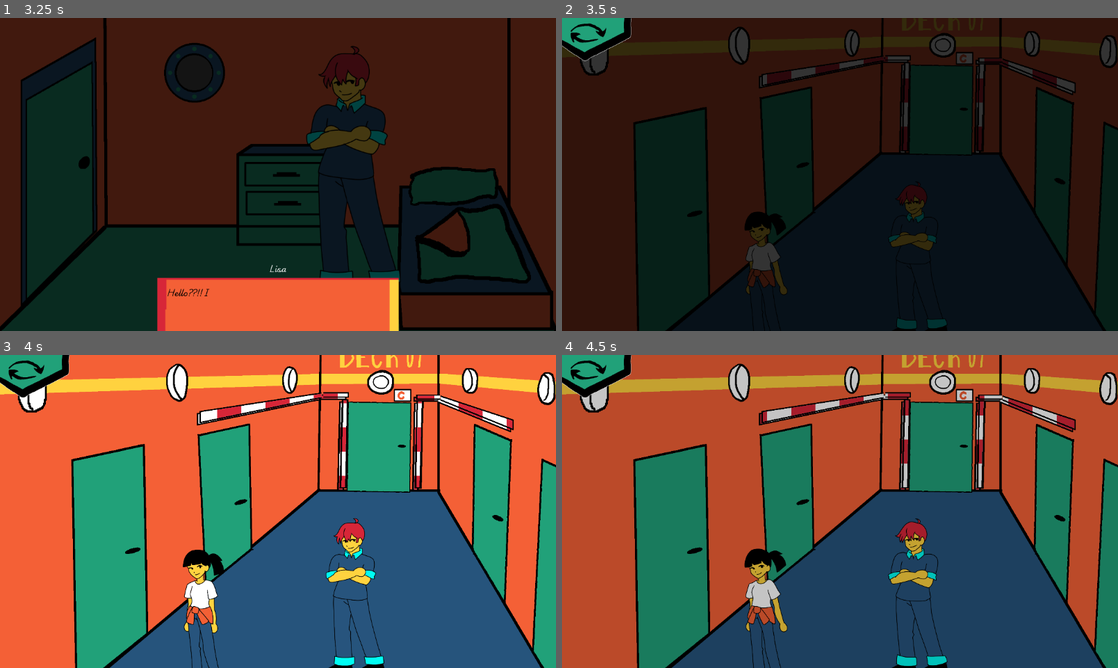
Above: before the commit, frames 1-4 (two rows, left to right).
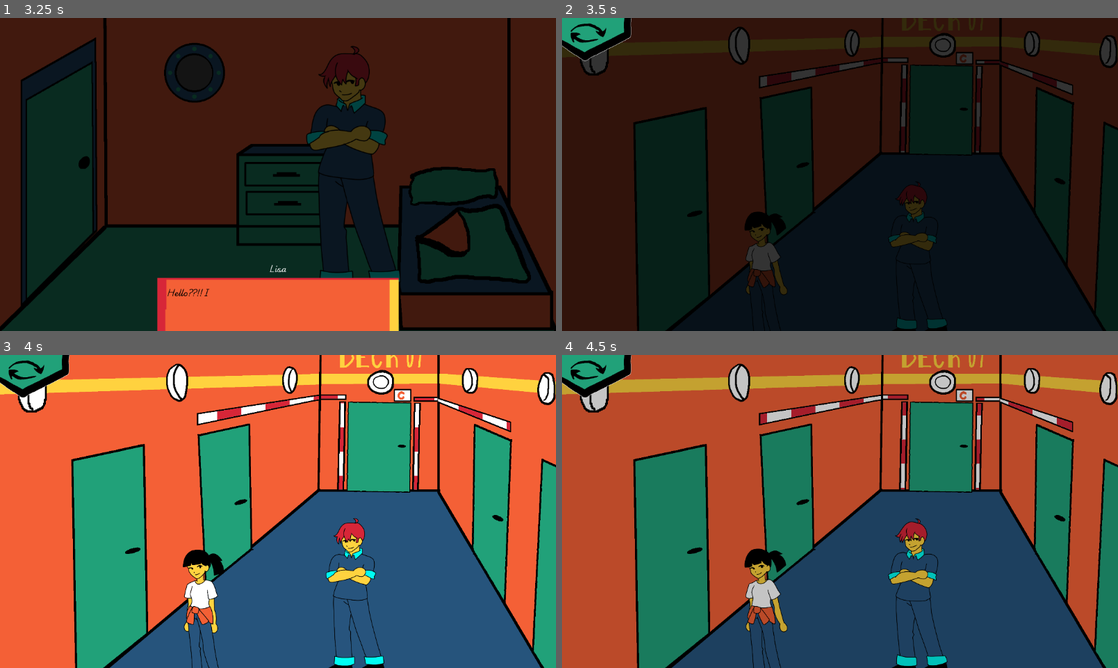
Above: after the commit, the same moments.

Repository: jame581/BrainAndGut
Game: Godot game, scene res://maps/main_level.tscn
Same seed, same stepped clock (60 frames per second), same inputs: the game is played once before the commit and once after it. This scene is started directly instead of the project's main scene. Sound files missing from this copy of the repository are replaced by a short silence.
Inputs (mouse positions are in pixels of both pictures, inside the frame that each line leads up to):
- Up to frame 1 (3.25 s): move the mouse to (383, 180) at 0.52 s; press the mouse at (383, 180) at 0.53 s; move the mouse to (478, 180) at 1.27 s; release the mouse at (478, 180) at 1.28 s; tap Tab (next_level) at 1.35, 2.85 s; click (478, 180) at 1.42 s; move the mouse to (77, 180) at 2.02 s; press the mouse at (77, 180) at 2.03 s; move the mouse to (250, 237) at 2.77 s; release the mouse at (250, 237) at 2.78 s; click (250, 237) at 2.92 s
- Up to frame 2 (3.5 s): no input
- Up to frame 3 (4 s): move the mouse to (233, 502) at 3.52 s; press the mouse at (233, 502) at 3.53 s
- Up to frame 4 (4.5 s): move the mouse to (1040, 517) at 4.27 s; release the mouse at (1040, 517) at 4.28 s; tap Tab (next_level) at 4.35 s; click (1040, 517) at 4.42 s

Frame 1 is identical in both runs. In frame 2, 1.1% of the frame differs, in the area x 35-93%, y 11-43%; in frame 3, 1.6%; in frame 4, 1.5%.

Commit message:
Lock vizualization cleanup - fixed issue with position issue for secondary corridor

Diff:
--- a/project/maps/main_level.tscn
+++ b/project/maps/main_level.tscn
@@ -1,10 +1,8 @@
-[gd_scene load_steps=14 format=3 uid="uid://daa1361hp5l03"]
+[gd_scene load_steps=12 format=3 uid="uid://daa1361hp5l03"]
 
 [ext_resource type="Script" uid="uid://bpsskonm540dn" path="res://scripts/main_level.gd" id="1_johgq"]
 [ext_resource type="PackedScene" uid="uid://dtt1otbxp35mk" path="res://maps/rooms/room_corridor.tscn" id="2_0jo3j"]
-[ext_resource type="Texture2D" uid="uid://b4mllnx8fiqgt" path="res://assets/sprites/rooms/corridor/left_lock.png" id="3_jtkpf"]
 [ext_resource type="PackedScene" uid="uid://bf1q3fletbrbw" path="res://maps/rooms/room_brain.tscn" id="3_mcyaf"]
-[ext_resource type="Texture2D" uid="uid://bislrfchaocou" path="res://assets/sprites/rooms/corridor/right_lock.png" id="4_74u0c"]
 [ext_resource type="PackedScene" uid="uid://csnyp5dh5lbea" path="res://maps/rooms/room_guts.tscn" id="4_36851"]
 [ext_resource type="PackedScene" uid="uid://m8rosninkldc" path="res://maps/rooms/room_control.tscn" id="5_0nfsp"]
 [ext_resource type="PackedScene" uid="uid://fo30wpmou1rx" path="res://maps/rooms/room_engine.tscn" id="6_1gwkk"]
@@ -26,12 +24,6 @@
 player_gut = NodePath("../../Gut")
 player_gut_start_position = NodePath("GutStartPosition")
 dialog_text_file = "res://resources/dialogs/corridor_dialog.json"
-
-[node name="LeftLock" type="Sprite2D" parent="Rooms/Room-Corridor"]
-texture = ExtResource("3_jtkpf")
-
-[node name="RightLock" type="Sprite2D" parent="Rooms/Room-Corridor"]
-texture = ExtResource("4_74u0c")
 
 [node name="BrainStartPosition" type="Node2D" parent="Rooms/Room-Corridor"]
 position = Vector2(-379, 571)
--- a/project/maps/rooms/room_corridor.tscn
+++ b/project/maps/rooms/room_corridor.tscn
@@ -108,24 +108,26 @@
 [node name="Light6" type="Sprite2D" parent="Deck3"]
 texture = ExtResource("7_k5sbf")
 
-[node name="LeftLock" type="Node" parent="Deck3"]
+[node name="LockLeft" type="Node2D" parent="Deck3"]
+position = Vector2(13, -11)
 
-[node name="LeftLock1" type="Sprite2D" parent="Deck3/LeftLock"]
+[node name="LeftLock1" type="Sprite2D" parent="Deck3/LockLeft"]
 material = SubResource("ShaderMaterial_y38fg")
 position = Vector2(-13, 11)
 texture = ExtResource("10_qbbx5")
 
-[node name="LockLeft3" type="Sprite2D" parent="Deck3/LeftLock"]
+[node name="LockLeft3" type="Sprite2D" parent="Deck3/LockLeft"]
 material = SubResource("ShaderMaterial_7xodl")
 position = Vector2(-13, 11)
 texture = ExtResource("11_13qct")
 
-[node name="LockLeft2" type="Sprite2D" parent="Deck3/LeftLock"]
+[node name="LockLeft2" type="Sprite2D" parent="Deck3/LockLeft"]
 material = SubResource("ShaderMaterial_xpuma")
 position = Vector2(-12, 11)
 texture = ExtResource("12_88tha")
 
-[node name="LockRight" type="Node" parent="Deck3"]
+[node name="LockRight" type="Node2D" parent="Deck3"]
+position = Vector2(13, -11)
 
 [node name="LockRight3" type="Sprite2D" parent="Deck3/LockRight"]
 material = SubResource("ShaderMaterial_ewcgf")
--- a/project/maps/rooms/room_corridor_gut.tscn
+++ b/project/maps/rooms/room_corridor_gut.tscn
@@ -118,36 +118,36 @@
 [node name="RightLock" type="Sprite2D" parent="Deck3"]
 texture = ExtResource("10_2qs5u")
 
-[node name="LeftLock2" type="Node" parent="Deck3"]
+[node name="LockLeft" type="Node2D" parent="Deck3"]
 
-[node name="LeftLock1" type="Sprite2D" parent="Deck3/LeftLock2"]
+[node name="LeftLock1" type="Sprite2D" parent="Deck3/LockLeft"]
 material = SubResource("ShaderMaterial_uno4x")
 texture = ExtResource("3_02gbd")
 
-[node name="LockLeft3" type="Sprite2D" parent="Deck3/LeftLock2"]
+[node name="LockLeft3" type="Sprite2D" parent="Deck3/LockLeft"]
 material = SubResource("ShaderMaterial_u3jjw")
 texture = ExtResource("12_u02mw")
 
-[node name="LockLeft2" type="Sprite2D" parent="Deck3/LeftLock2"]
+[node name="LockLeft2" type="Sprite2D" parent="Deck3/LockLeft"]
 material = SubResource("ShaderMaterial_abyfb")
 position = Vector2(1, 0)
 texture = ExtResource("13_jyhp0")
 
-[node name="LockRight" type="Node" parent="Deck3"]
+[node name="LockRight2" type="Node2D" parent="Deck3"]
 
-[node name="LockRight3" type="Sprite2D" parent="Deck3/LockRight"]
+[node name="LockRight3" type="Sprite2D" parent="Deck3/LockRight2"]
 material = SubResource("ShaderMaterial_ndy72")
 position = Vector2(-8, -19.702)
 scale = Vector2(1, 0.960596)
 texture = ExtResource("14_r3ac1")
 
-[node name="LockRight2" type="Sprite2D" parent="Deck3/LockRight"]
+[node name="LockRight2" type="Sprite2D" parent="Deck3/LockRight2"]
 material = SubResource("ShaderMaterial_ndy72")
 position = Vector2(0, -9.95001)
 scale = Vector2(1, 0.9801)
 texture = ExtResource("15_v7iuw")
 
-[node name="LockRight1" type="Sprite2D" parent="Deck3/LockRight"]
+[node name="LockRight1" type="Sprite2D" parent="Deck3/LockRight2"]
 material = SubResource("ShaderMaterial_j2jff")
 position = Vector2(-2, -5)
 scale = Vector2(1, 0.99)
